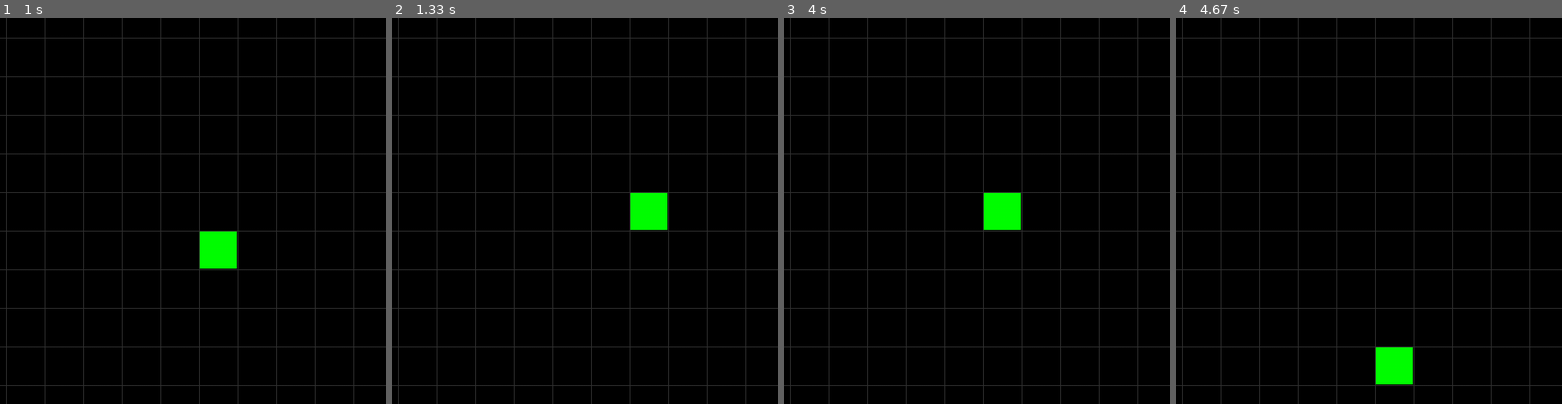
Above: before the commit, frames 1-4 (left to right).
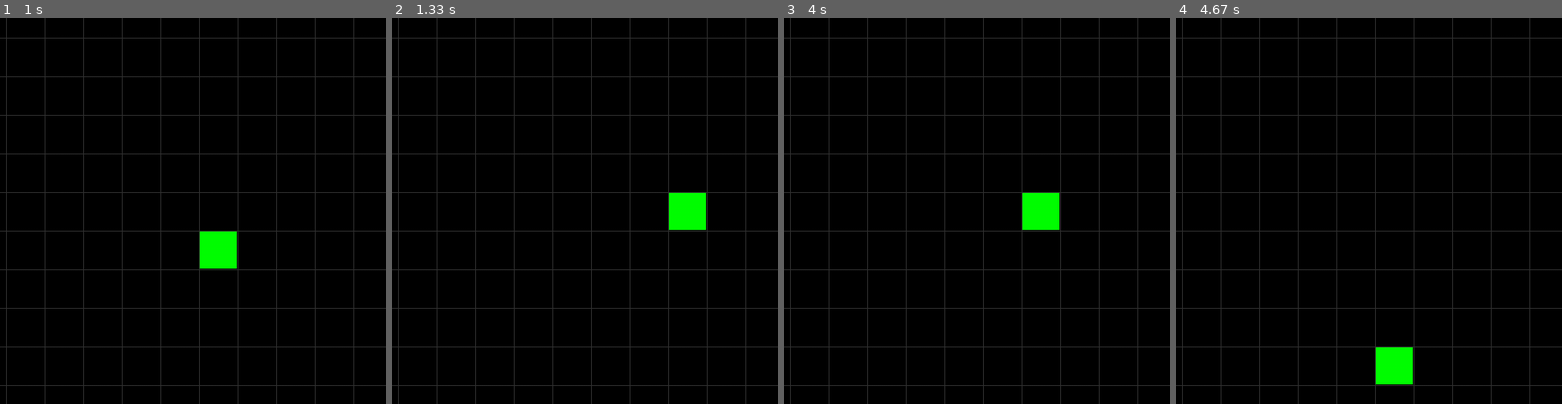
Above: after the commit, the same moments.

Repository: qf-jonathan/python-games
Game: pygame game, started from snake/main.py
The game is run twice, just before and just after one commit, with the same random seed, the same clock (stepped at 60 frames per second) and the same inputs.
Inputs:
- Up to frame 1 (1 s): hold Right 0.33-0.8 s; hold Up from 0.83 s (still down)
- Up to frame 2 (1.33 s): release Up at 1.13 s; hold Right from 1.17 s (still down)
- Up to frame 3 (4 s): release Right at 1.63 s; hold Left 1.67-2.2 s; hold Down 2.23-2.53 s; hold Left 2.57-2.97 s; hold Up 3-3.37 s; hold Right from 3.4 s (still down)
- Up to frame 4 (4.67 s): release Right at 4.03 s; hold Down 4.07-4.43 s; hold Left from 4.47 s (still down)
The pictures show only the part of the screen within x 39-89%, y 27-77%; the shares and areas given below are measured in that part.

Frame 1 is identical in both runs. In frame 2, 1.9% of the frame differs, in the area x 61-82%, y 45-56%; in frame 3, 1.9%; in frame 4, nothing differs.

Commit message:
improve clock

Diff:
--- a/snake/game/game.py
+++ b/snake/game/game.py
@@ -14,6 +14,7 @@
         self.timer = timer
         self.event = event
         self.new_game()
+        self.timer.set_frame_rate(60)
 
     def new_game(self):
         self.food = Food(self.screen, self.TILE_SIZE, self.WINDOW_SIZE)
@@ -23,7 +24,6 @@
         self.snake.update()
         if self.snake.check_borders() or self.snake.check_selfeating():
             self.new_game()
-        self.timer.delay(60)
 
     def draw(self):
         self.screen.clear()
--- a/snake/game/interfaces.py
+++ b/snake/game/interfaces.py
@@ -25,7 +25,7 @@
 
 class Timer(ABC):
     @abstractmethod
-    def delay(self, time: int):
+    def set_frame_rate(self, frame_rate: int):
         pass
 
     @abstractmethod
--- a/snake/implementation/pygame.py
+++ b/snake/implementation/pygame.py
@@ -28,8 +28,8 @@
     def __init__(self) -> None:
         self.clock = pg.time.Clock()
 
-    def delay(self, time: int):
-        self.clock.tick(time)
+    def set_frame_rate(self, frame_rate: int):
+        self.clock.tick(frame_rate)
 
     def get_current(self):
         return pg.time.get_ticks()
